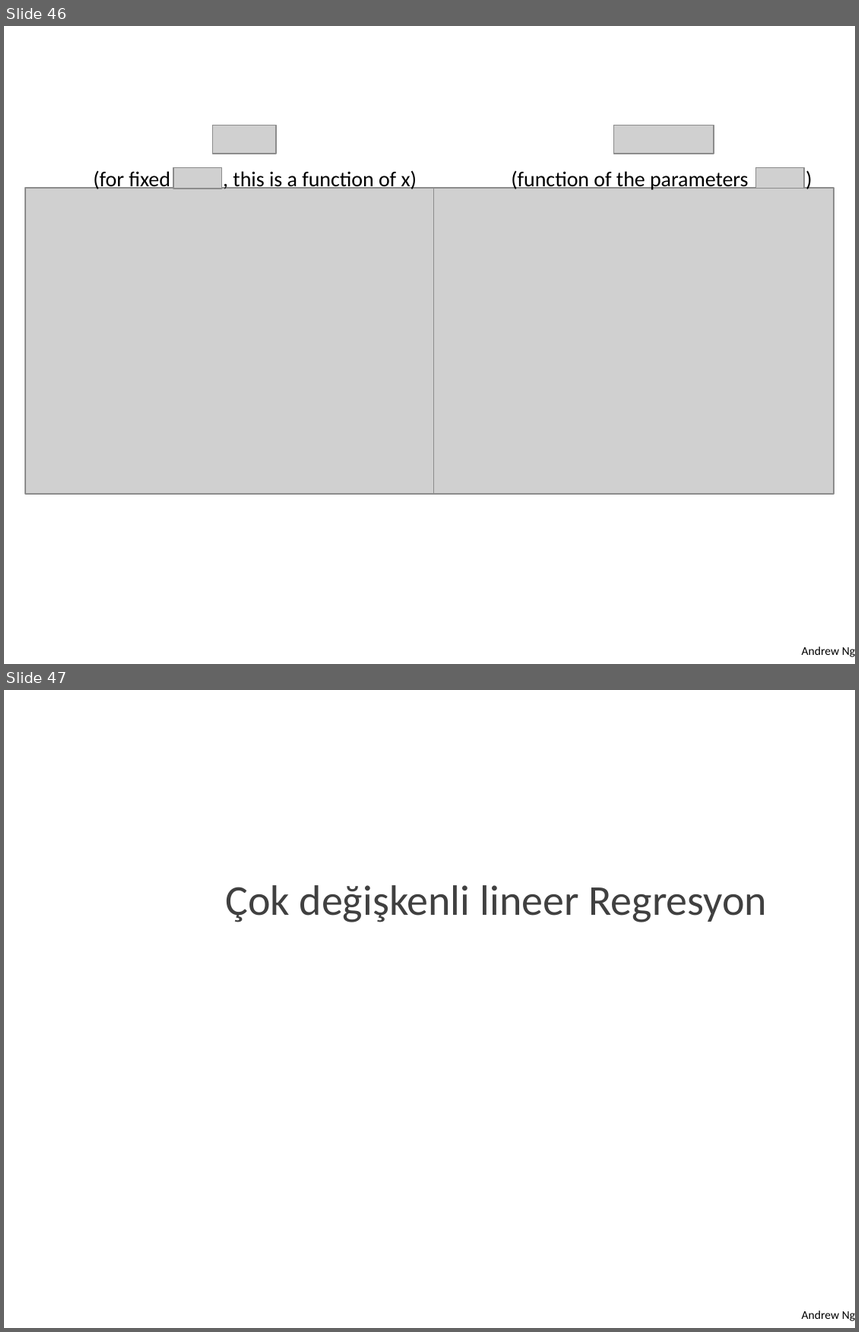
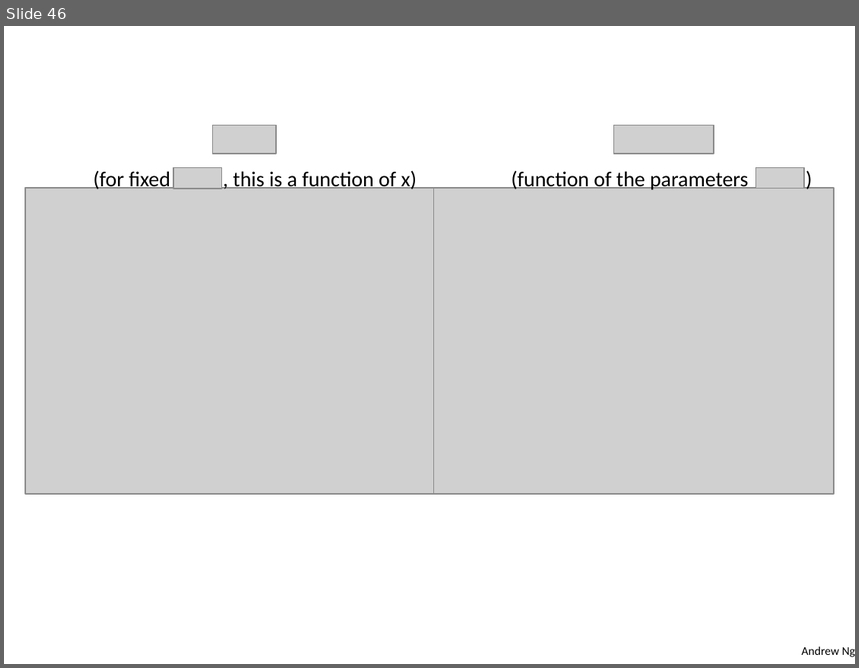
Before and after one commit to asenturk/asenturk.github.io, a slide deck: eem272/dersler/images/02_slayt.pptx. Shown one above the other, each under a label of ours: slides 46 and 47 before the commit, slide 46 after it. The pictures are 859x1332 and 859x668 pixels, drawn with LibreOffice and Linux fonts; fonts in the diff are those of the drawing; grey boxes stand for pictures. Boxes give left, top, right and bottom in pixels: in the first picture for what was removed or moved away, otherwise in the second. Text is boxed around its words. In the diff, an @@ line names an element or a change of style, - is before the commit and + after.

```diff
--- a/eem272/dersler/images/02_slayt.pptx
+++ b/eem272/dersler/images/02_slayt.pptx
@@ slide 47 removed at [4,690,855,1328], background #FFFFFF; not listed: 1 template element that a slide beside it also shows @@
@@ text removed at [225,885,768,923] @@
-Çok değişkenli lineer Regresyon
```
Also in this commit, not shown: 13 other slides removed, 4 other files.
